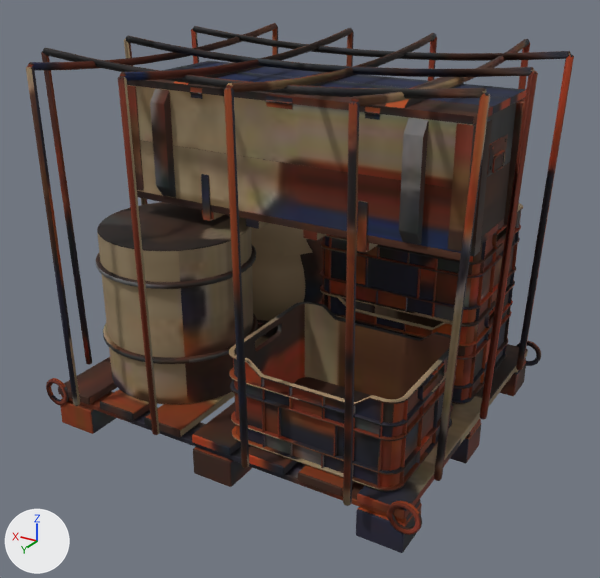
A saved change to the glTF model assets/world/cargo_net_pile.glb.
Rendered twice from a 50 mm camera at (-1.284, 2.159, 1.505) aimed at (-0.023, 0.057, 0.454). The axes (+X, +Y, +Z) are drawn at lower left. The lights are the same throughout. The picture after the commit comes second. Vertices at exactly the same position are counted once.

Before the edit, the objects in view are built like this:
```python
me_cargo_net_pile_003 = bpy.data.meshes.new('cargo_net_pile.003')
me_cargo_net_pile_003.from_pydata(...)  # 13975 vertices, 20000 faces; spans x -0.69..0.69, y -0.61..0.61, z 0.0..1.19
me_cargo_net_pile_003.materials.append(mat_cargo_net_pile)  # picture img_cargo_net_pile
ob_cargo_net_pile = bpy.data.objects.new('cargo_net_pile', me_cargo_net_pile_003)
ob_cargo_net_pile.location = (0.0, 0.0, 0.0)
```
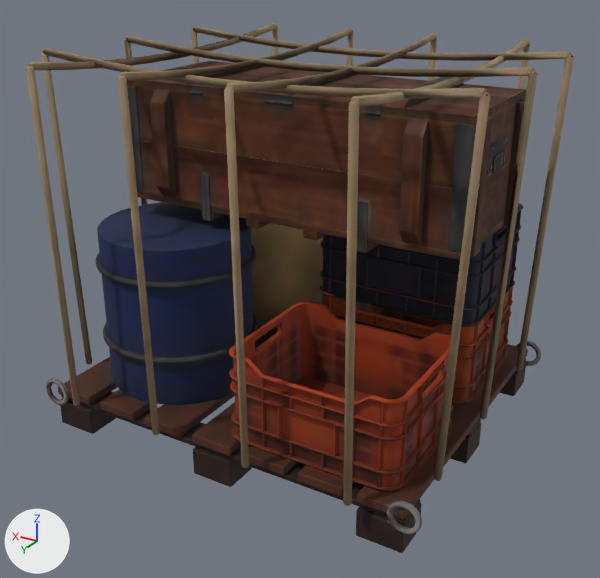
The edits, one by one:
me_cargo_net_pile_003 has 13975 vertices, 20000 faces and spans x -0.69..0.69, y -0.61..0.61, z 0.0..1.19.
me_cargo_net_pile_003 is used by ob_cargo_net_pile; location (0.0, 0.0, 0.0).
Part 1, on me_cargo_net_pile_003:
23 vertices are removed from x -0.562..-0.028, y -0.426..0.446, z 0.149..1.075.
211 faces are deleted.
13 vertices are added at x -0.562..-0.038, y -0.423..0.443, z 0.149..1.076.
10 new vertices lie (0.01, 0.0, 0.0) away from vertices in x -0.572..-0.038, y -0.305..0.325, z 0.201..0.618.
211 new faces join them.
me_cargo_net_pile_003 part 2: 19644 kept faces spanning x -0.69..0.69, y -0.61..0.61, z 0.0..1.19 get new texture (UV) coordinates.

Pixel boxes [x1, y1, x2, y2] of what changed, in the pictures (600 x 578 px; the box of a moved part takes in the faces that stretch with it):
part 1 of me_cargo_net_pile_003, moved or reshaped: [34, 40, 505, 490] in both
part 2 of me_cargo_net_pile_003, surface changed: [26, 23, 574, 553] in both
